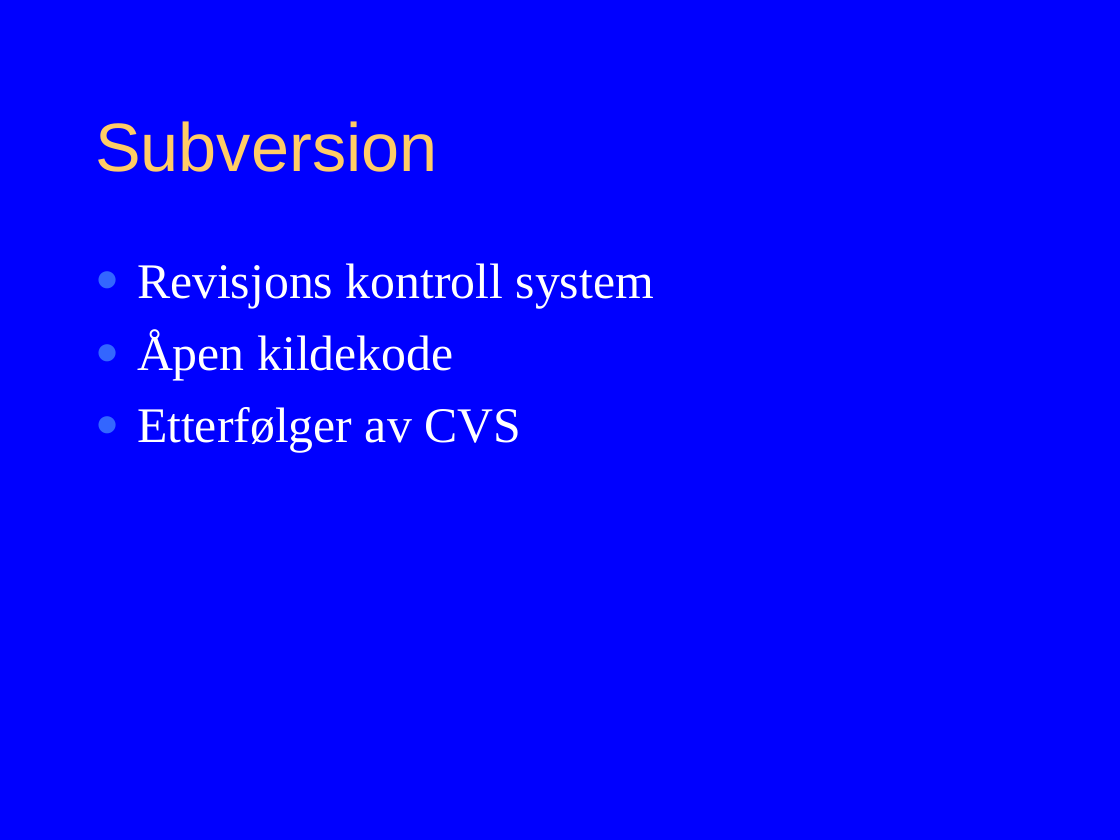
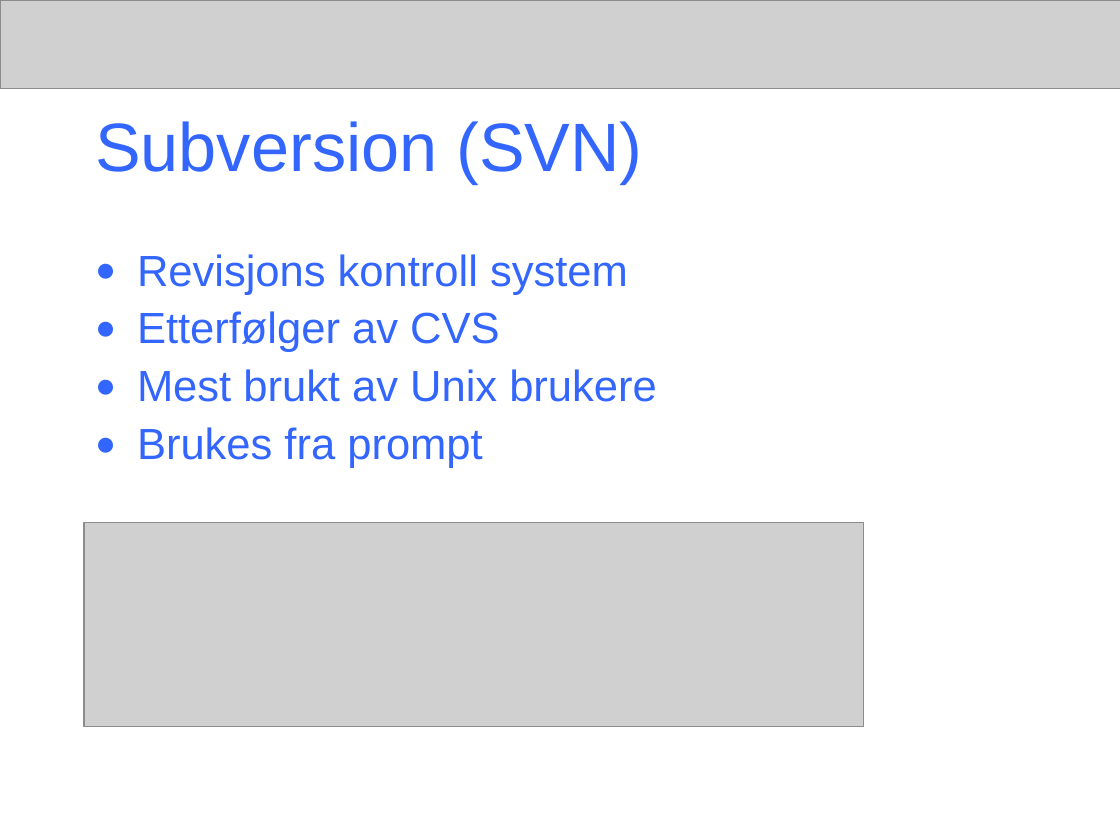
Before and after one commit to chucker/AnkhSVN, a slide deck: slide 4 of doc/powerpoint/Subversion_addin_for_VS.NET.ppt. Drawn at 1120x840 pixels with LibreOffice and Linux fonts; fonts in the diff are those of the drawing; grey boxes stand for pictures. Boxes give left, top, right and bottom in pixels: in the first picture for what was removed or moved away, otherwise in the second. Text is boxed around its words. In the diff, an @@ line names an element or a change of style, - is before the commit and + after.

Commit message:
The presentation contain:
* Title of final project, name of authors
* Background
- Revision control: wc, revision, repository to be explained
- Subversion
- CollabNet
- VS.NET
- Aim of the final project

*Content
- Functionality of NSvn
- Navigation model of Ankh
- What can Ankh do?
- Example of how Ankh works: Manual demo performed at school PC
- Ankh Help: Manual demo performed at school PC
- Improvements of GUI
- Testing of Ankh
- Challenges and development environment
- Conclusion

White background, "ankh header" without letters or symbol

```diff
--- a/doc/powerpoint/Subversion_addin_for_VS.NET.ppt
+++ b/doc/powerpoint/Subversion_addin_for_VS.NET.ppt
@@ background #0000FF to #FFFFFF @@
@@ picture added at (x1=0, y1=0, x2=1120, y2=88) @@
@@ title at (x1=95, y1=121, x2=642, y2=184): text changed; text colour #FFCC66 to #3366FF @@
-Subversion
+Subversion (SVN)
@@ text at (x1=137, y1=254, x2=628, y2=352): size 32 to 28 pt, font Times New Roman to Arial, text colour #FFFFFF to #3366FF in "Revisjons kontroll system", "Etterfølger av CVS"; line spacing 1 to 0.9; less space between paragraphs @@
@@ text at (x1=137, y1=331, x2=453, y2=380): paragraph removed @@
-● Åpen kildekode
@@ text at (x1=137, y1=369, x2=657, y2=468): paragraphs added @@
+● Mest brukt av Unix brukere
+● Brukes fra prompt
@@ picture added at (x1=84, y1=523, x2=864, y2=727) @@
```
Also in this commit, not shown: 12 other slides changed, 9 slides added, 7 slides removed.
